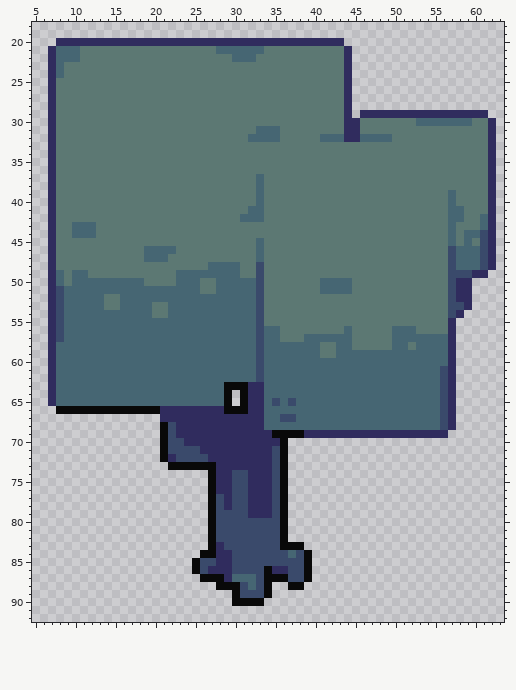
A sprite sheet gets an edit: assets/sprites/objects/three2.png. The picture above was drawn from the file before the commit.
The file is 64x96 pixels. Shown: x 5..63, y 18..92.
After the commit:
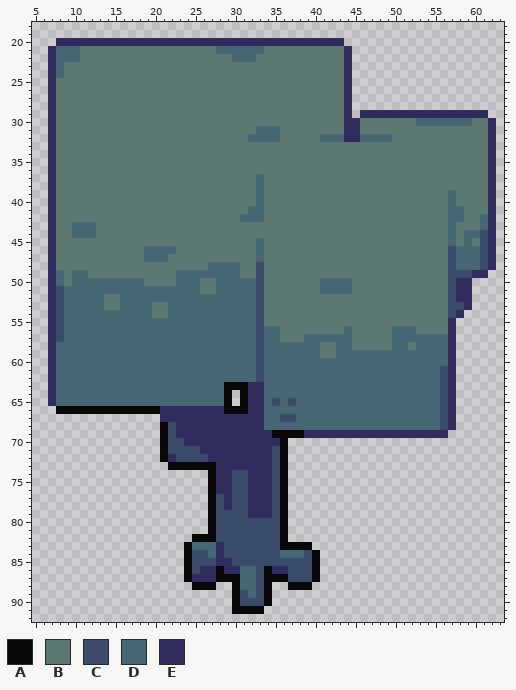
Palette (. is transparent): A #090909  B #5c7873  C #3a4a6b  D #466673  E #302c5e
The exact change:
The author put colour A in row 82 at x 25 to 26; in row 83 at x 24 and 39; in rows 84 to 87 at x 24 and 40; in row 88 at x 25 to 27 and 39; in row 90 at x 34; in row 91 at x 30 to 33.
Colour D becomes colour A in row 87 at x 30.
Colour E becomes colour A in row 86 at x 28; in row 87 at x 29.
The author put colour C in row 84 at x 25.
Colour A becomes colour C in row 84 at x 26 and 39; in rows 85 to 86 at x 25 and 39; in row 87 at x 39; in row 90 at x 31 to 33.
Colour E becomes colour C in row 84 at x 29.
The author put colour D in row 83 at x 25 to 26.
Colour A becomes colour D in rows 83 to 84 at x 27.
Colour C becomes colour D in row 84 at x 36 and 38; in row 86 at x 31 to 32; in row 88 at x 31; in row 89 at x 32.
The author put colour E in row 87 at x 25.
Colour A becomes colour E in row 87 at x 26 to 27.
Colour C becomes colour E in row 86 at x 26 and 30.
Colour A is gone in row 88 at x 28 to 29.
